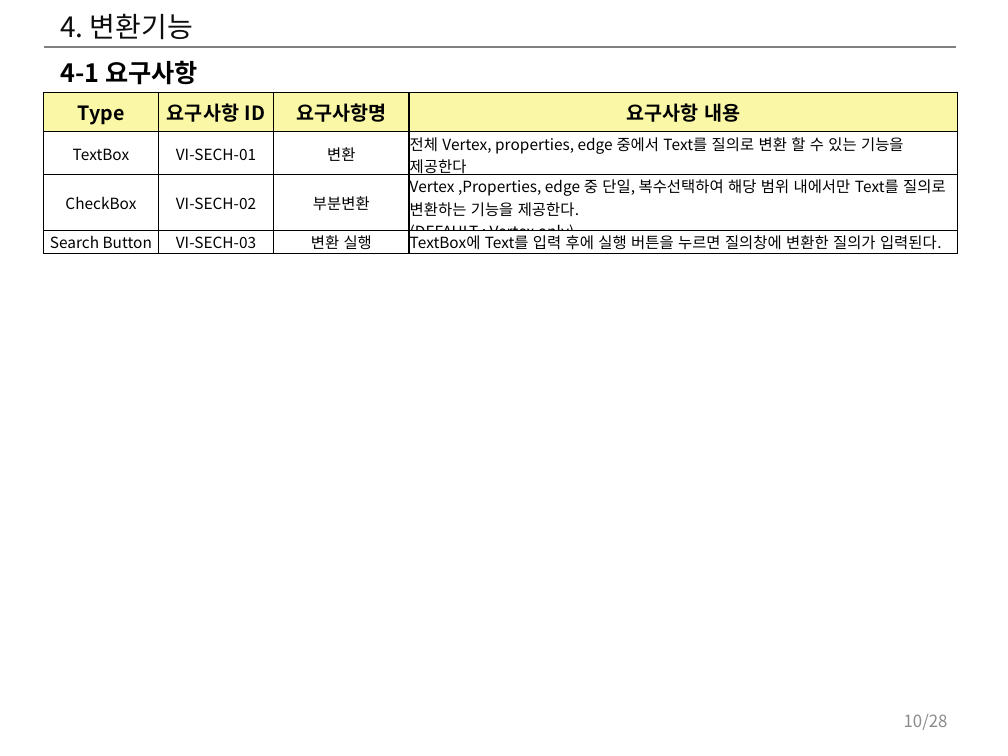
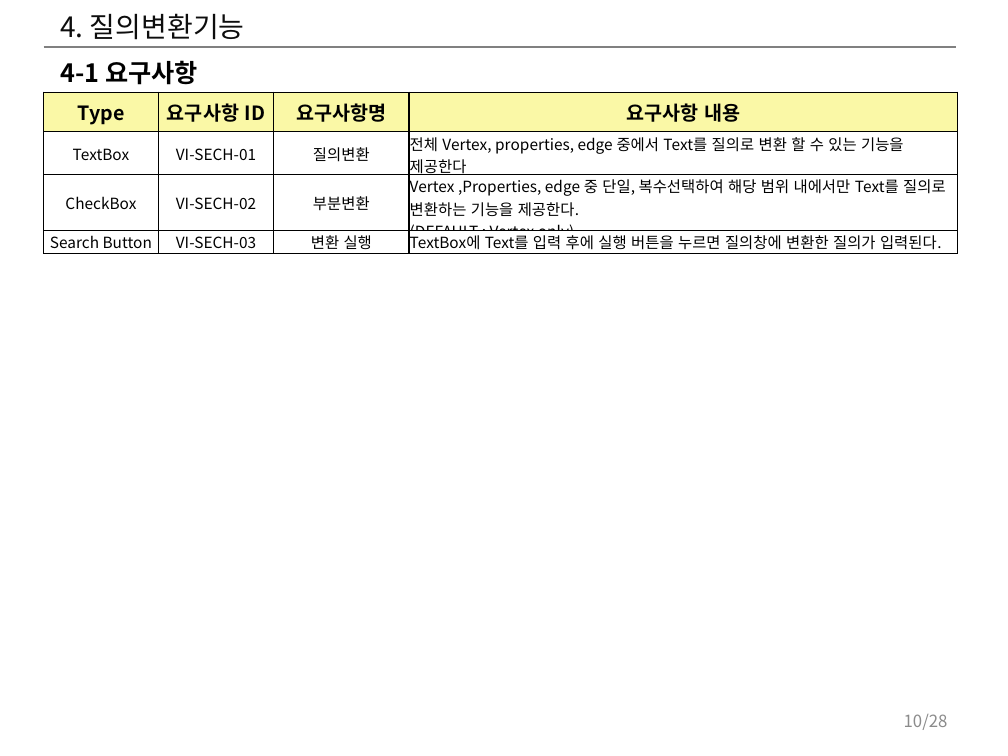
Before and after one commit to hwany7seo/gdbms_document, a slide deck: slide 10 of mockup/시각화도구_UI_UX_기획서.pptx. Drawn at 1008x756 pixels with LibreOffice and Linux fonts; fonts in the diff are those of the drawing. Boxes give left, top, right and bottom in pixels: in the first picture for what was removed or moved away, otherwise in the second. Text is boxed around its words. In the diff, an @@ line names an element or a change of style, - is before the commit and + after.

```diff
--- a/mockup/시각화도구_UI_UX_기획서.pptx
+++ b/mockup/시각화도구_UI_UX_기획서.pptx
@@ title at <box>60,13,245,40</box>: text changed @@
-4. 변환기능
+4. 질의변환기능
@@ table at <box>43,93,958,268</box> @@
-row 2, column 3: 변환
+row 2, column 3: 질의변환
```
Also in this commit, not shown: 16 other slides changed, 1 slide added, 7 other files.
